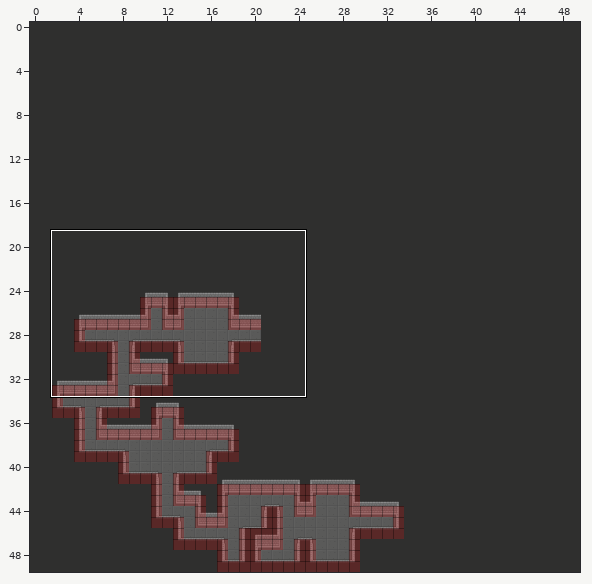
Tiled map -- Torchase/Resources/Maptest/Mapver2.tmx. The first picture is a wide view before the edit; the outline marks the close-up.
Close-up. Before the commit:
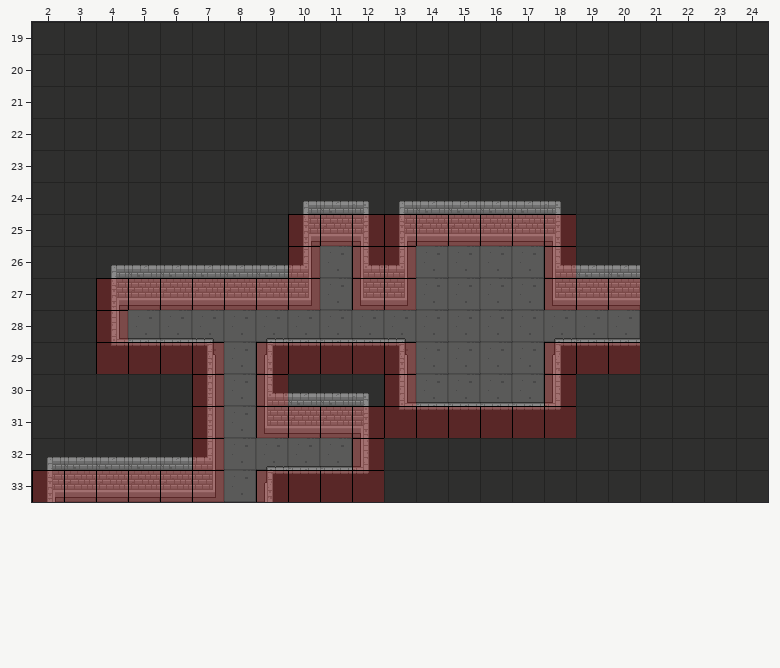
Cells are 32x32 px. Shown: x 2..24, y 19..33.
After:
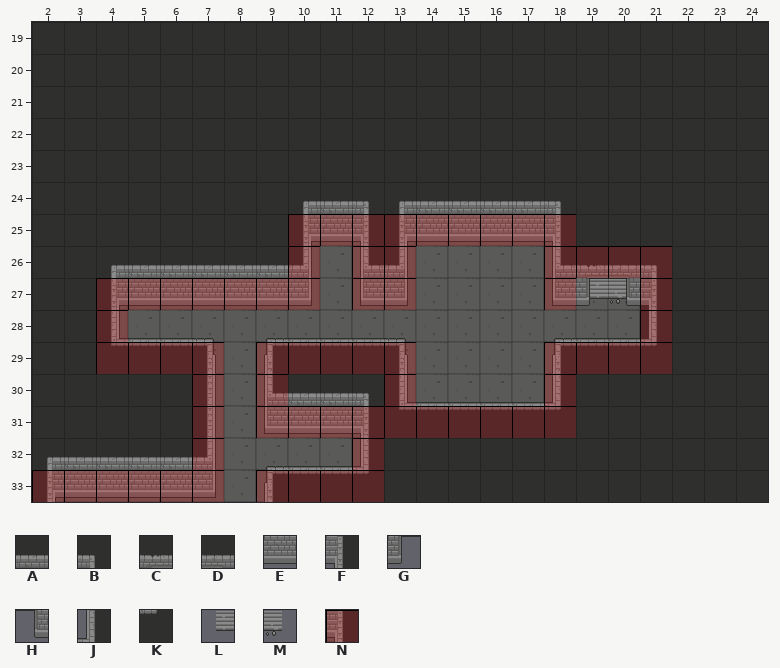
Key: from "GamemapObject": A 4, B 5, C 7, D 8, E 20, F 21, G 23, H 24, J 37, K 53, L 275, M 276; from "meta_tiles": N 0.
_ is an empty cell.
Tiles of an added or newly shown layer are drawn over the layers below it.
See-through tiles are keyed as they look on the map.
From old to new:
Layer "door" (added):
There is now tile L in row 27 at x 19.
There is now tile M in row 27 at x 20.
Layer "Wal":
There is now tile B in row 26 at x 21.
The edit turns tile A into tile C in row 26 at x 19.
The edit turns tile A into tile D in row 26 at x 20.
There is now tile F in row 27 at x 21.
The edit turns tile E into tile G in row 27 at x 19.
The edit turns tile E into tile H in row 27 at x 20.
There is now tile J in row 28 at x 21.
There is now tile K in row 29 at x 21.
Layer "meta":
There is now tile N in row 26 at x 19 to 21; in rows 27 to 29 at x 21.
Tile N is removed in row 27 at x 19 to 20.
